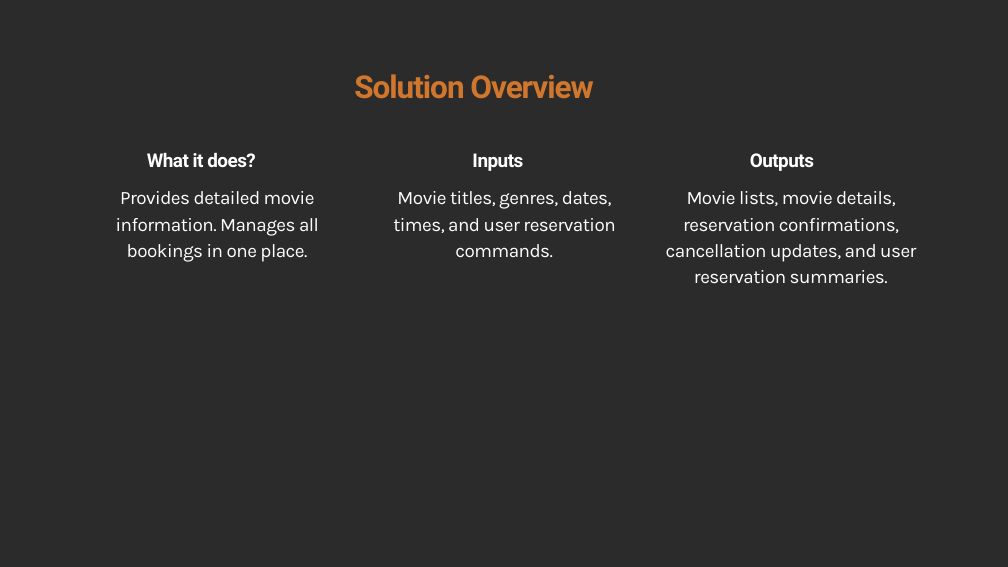
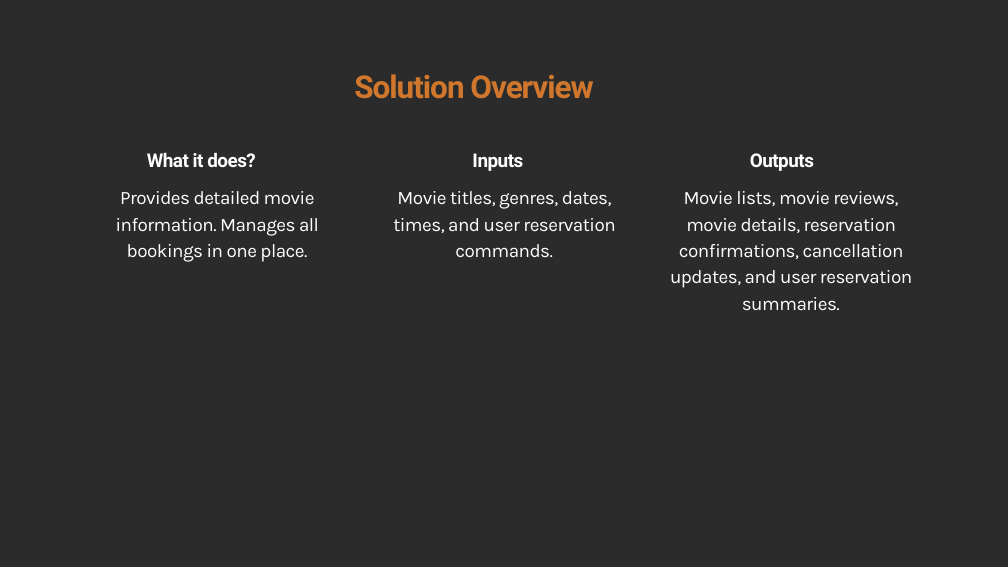
Before and after one commit to NewOrbit/Hackathon-2025, a slide deck: slide 4 of demo/demo_template 1.pptx. Drawn at 1008x567 pixels with LibreOffice and Linux fonts; fonts in the diff are those of the drawing; background and template pictures are left out; a plain dark background stands for a picture behind light text. Boxes give left, top, right and bottom in pixels: in the first picture for what was removed or moved away, otherwise in the second. Text is boxed around its words. In the diff, an @@ line names an element or a change of style, - is before the commit and + after.

```diff
--- a/demo/demo_template 1.pptx
+++ b/demo/demo_template 1.pptx
@@ text at [670,191,912,310]: text changed @@
-Movie lists, movie details, reservation confirmations, cancellation updates, and user reservation summaries.
+Movie lists, movie reviews, movie details, reservation confirmations, cancellation updates, and user reservation summaries.
```
Also in this commit, not shown: 3 other slides changed, 1 other file.
